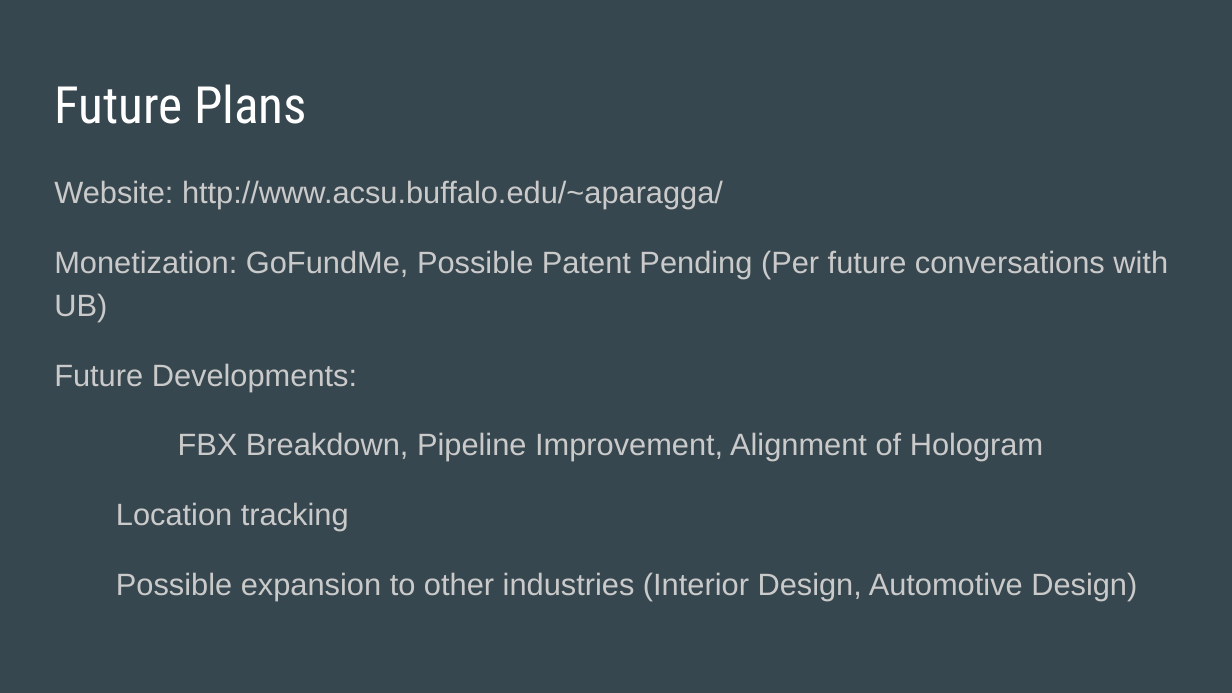
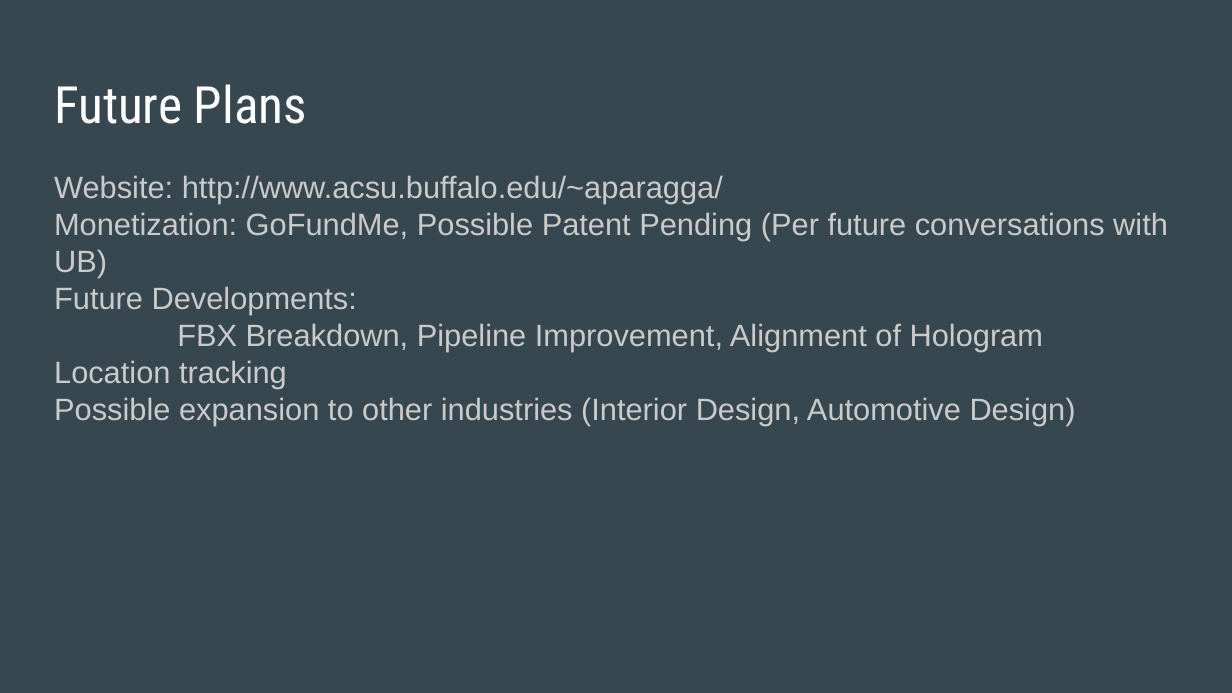
Before and after one commit to vcheng3/vcheng3.github.io, a slide deck: slide 17 of documents/presentation.pptx. Drawn at 1232x693 pixels with LibreOffice and Linux fonts; fonts in the diff are those of the drawing. Boxes give left, top, right and bottom in pixels: in the first picture for what was removed or moved away, otherwise in the second. Text is boxed around its words. In the diff, an @@ line names an element or a change of style, - is before the commit and + after.

```diff
--- a/documents/presentation.pptx
+++ b/documents/presentation.pptx
@@ text "Website: http://www.acsu.buffalo.edu/~aparagga/" at bbox=[54, 175, 1168, 425]: line spacing 1.15 to 1; less space between paragraphs; indent changed @@
```
Also in this commit, not shown: 15 other slides changed, 6 other files.
